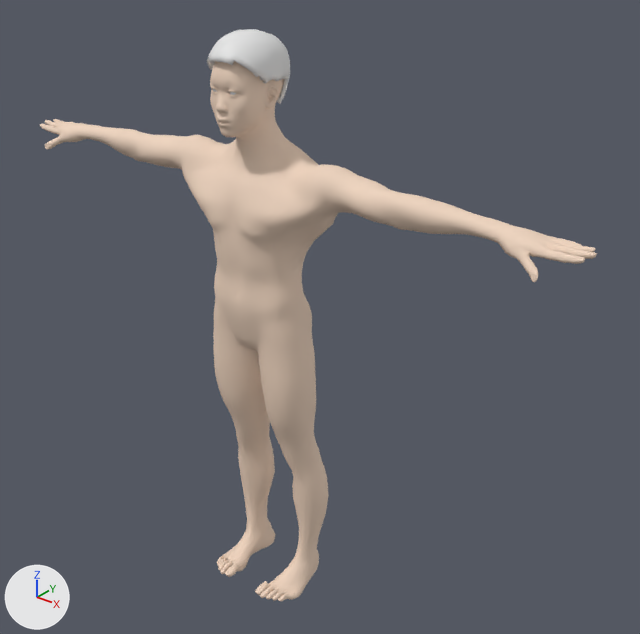
The Blender file modelli/mixamo/base_uomo.blend as it was, and as the next commit left it.
The view is the same before and after, from a 50 mm camera at (1.65, -1.81, 2.17) aimed at (0.12, 0.11, 0.98). Lighting does not change. The marker at lower left points along +X, +Y and +Z. The older version comes first.

In view in the first picture: 'capo_capelli', 'corpo'.
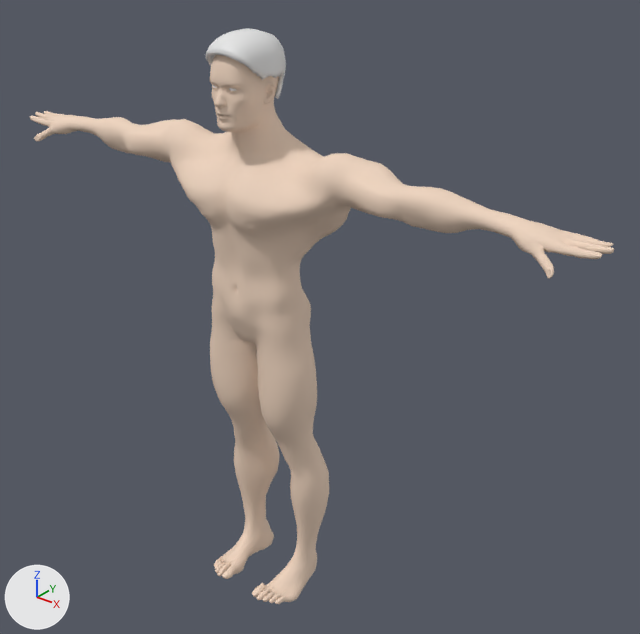
Where the change shows, as pixel boxes [x1, y1, x2, y2] in the pictures (640 x 634 px):
'corpo', reshaped
    before: [40, 61, 597, 601]
    after: [30, 55, 614, 604]
'capo_capelli', reshaped
    before: [207, 29, 290, 104]
    after: [205, 28, 286, 99]

Patch to the scene script:
```diff
--- a/modelli/mixamo/base_uomo.blend.py
+++ b/modelli/mixamo/base_uomo.blend.py
@@ me_corpo @@
 # used by ob_corpo; location = (0.0, 0.0, 0.0)
-me_corpo.from_pydata(...)  # 13524 vertices, 13518 faces; spans x -0.99..0.99, y -0.17..0.12, z 0.0..1.8
+me_corpo.from_pydata(...)  # 13524 vertices, 13518 faces; spans x -1.03..1.03, y -0.19..0.13, z 0.0..1.8
+# me_corpo part 1: 13317 of 13524 vertices moved; they spanned x -0.99..0.99, y -0.17..0.12, z 0.0..1.8 and now span x -1.03..1.03, y -0.19..0.13, z 0.0..1.8; mean shift (0.0, -0.01, 0.02); largest move (-0.35, 0.03, 1.48) -> (-0.38, 0.03, 1.53)
+# other edits to the shape of me_corpo do not show in these pictures
 me_corpo.materials.append(mat_pelle)
@@ me_capo_capelli @@
 # used by ob_capo_capelli; location = (0.0, 0.0, 0.0)
-me_capo_capelli.from_pydata(...)  # 282 vertices, 246 faces; spans x -0.093..0.093, y -0.158..0.082, z 1.637..1.833
+me_capo_capelli.from_pydata(...)  # 275 vertices, 240 faces; spans x -0.09..0.09, y -0.157..0.066, z 1.653..1.833
+# me_capo_capelli part 2: 282 vertices removed from x -0.093..0.093, y -0.158..0.082, z 1.637..1.833; 275 vertices added at x -0.09..0.09, y -0.157..0.066, z 1.653..1.833
 me_capo_capelli.materials.append(mat_capelli)
```
